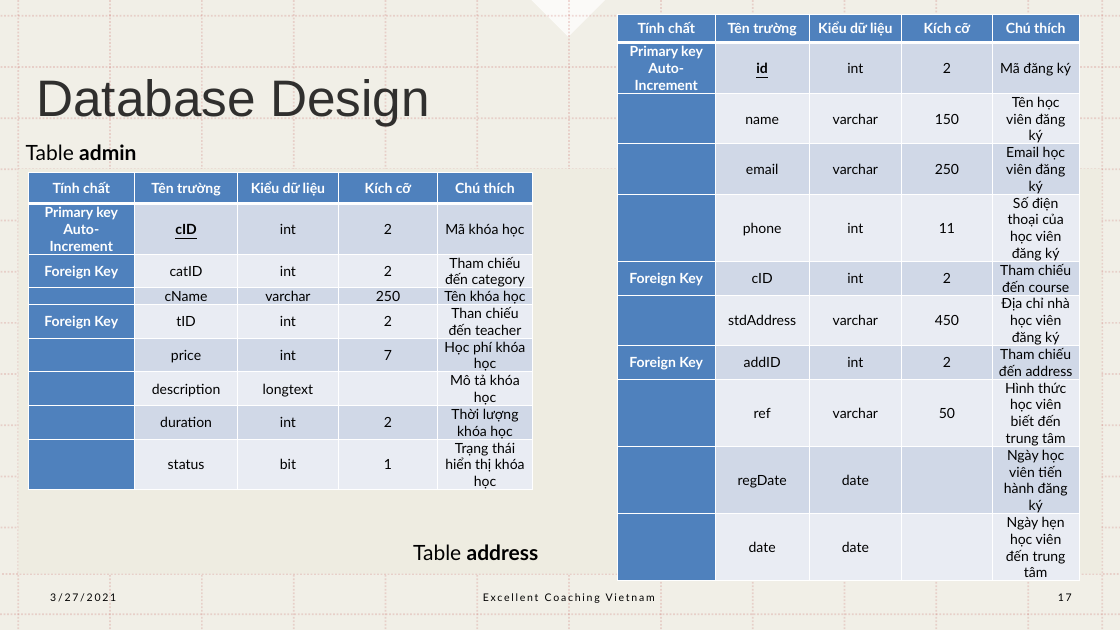
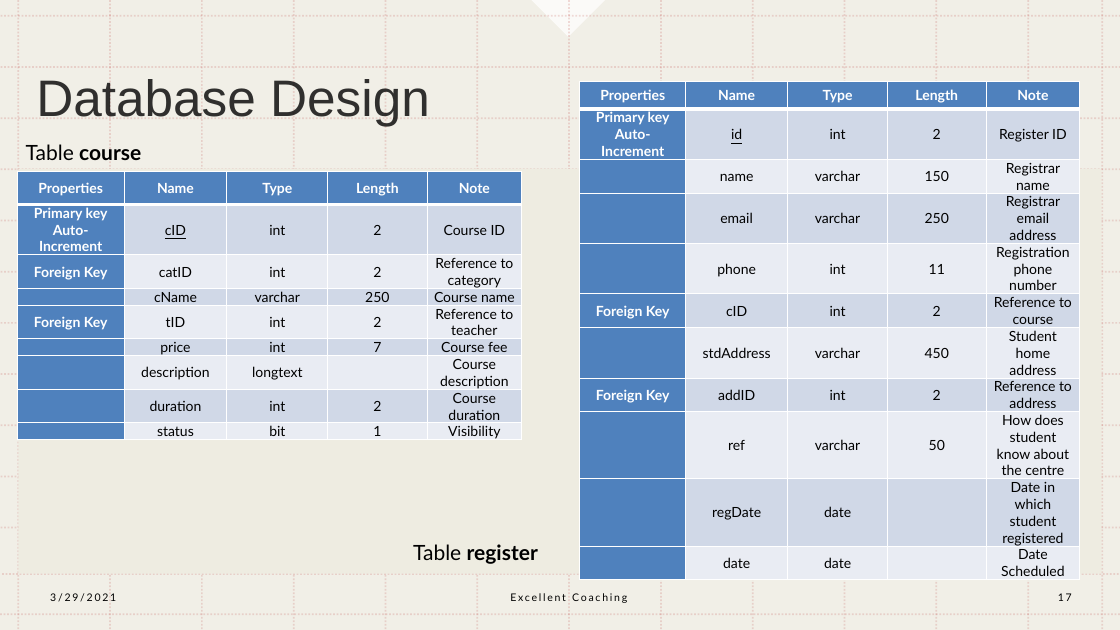
Before and after one commit to remichan97/excellent-coaching, a slide deck: slide 17 of documentation/Excellent Coaching Vietnam.pptx. Drawn at 1120x630 pixels with LibreOffice and Linux fonts; fonts in the diff are those of the drawing. Boxes give left, top, right and bottom in pixels: in the first picture for what was removed or moved away, otherwise in the second. Text is boxed around its words. In the diff, an @@ line names an element or a change of style, - is before the commit and + after.

```diff
--- a/documentation/Excellent Coaching Vietnam.pptx
+++ b/documentation/Excellent Coaching Vietnam.pptx
@@ table at (580,82,1081,580) @@
-row 1: Tính chất | Tên trường | Kiểu dữ liệu | Kích cỡ | Chú thích
+row 1: Properties | Name | Type | Length | Note
-row 2, column 5: Mã đăng ký
+row 2, column 5: Register ID
-row 3, column 5: Tên học viên đăng ký
+row 3, column 5: Registrar name
-row 4, column 5: Email học viên đăng ký
+row 4, column 5: Registrar email address
-row 5, column 5: Số điện thoại của học viên đăng ký
+row 5, column 5: Registration phone number
-row 6, column 5: Tham chiếu đến course
+row 6, column 5: Reference to course
-row 7, column 5: Địa chỉ nhà học viên đăng ký
+row 7, column 5: Student home address
-row 8, column 5: Tham chiếu đến address
+row 8, column 5: Reference to address
-row 9, column 5: Hình thức học viên biết đến trung tâm
+row 9, column 5: How does student know about the centre
-row 10, column 5: Ngày học viên tiến hành đăng ký
+row 10, column 5: Date in which student registered
-row 11, column 5: Ngày hẹn học viên đến trung tâm
+row 11, column 5: Date Scheduled
@@ bold off in "id" @@
@@ table: place and size @@
-table at (618,14,1079,597)
+table at (580,82,1081,580)
@@ text at (26,144,141,160): text changed; bold on @@
-Table admin
+Table course
@@ table at (18,171,523,456) @@
-row 1: Tính chất | Tên trường | Kiểu dữ liệu | Kích cỡ | Chú thích
+row 1: Properties | Name | Type | Length | Note
-row 2, column 5: Mã khóa học
+row 2, column 5: Course ID
-row 3, column 5: Tham chiếu đến category
+row 3, column 5: Reference to category
-row 4, column 5: Tên khóa học
+row 4, column 5: Course name
-row 5, column 5: Than chiếu đến teacher
+row 5, column 5: Reference to teacher
-row 6, column 5: Học phí khóa học
+row 6, column 5: Course fee
-row 7, column 5: Mô tả khóa học
+row 7, column 5: Course description
-row 8, column 5: Thời lượng khóa học
+row 8, column 5: Course duration
-row 9, column 5: Trạng thái hiển thị khóa học
+row 9, column 5: Visibility
@@ bold off in "cID" @@
@@ table: place and size @@
-table at (28,172,533,523)
+table at (18,171,523,456)
@@ text at (413,544,538,564): text changed @@
-Table address
+Table register
@@ text at (50,593,116,602): text changed @@
-3/27/2021
+3/29/2021
@@ text at (510,593,627,603): text changed @@
-Excellent Coaching Vietnam
+Excellent Coaching
```
Also in this commit, not shown: 18 other slides changed, 54 other files.
